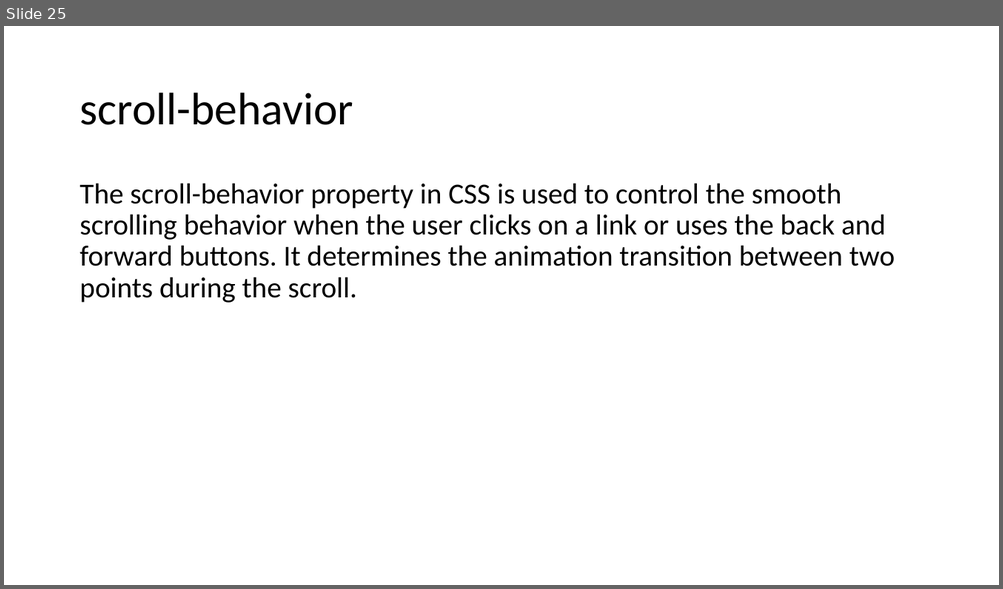
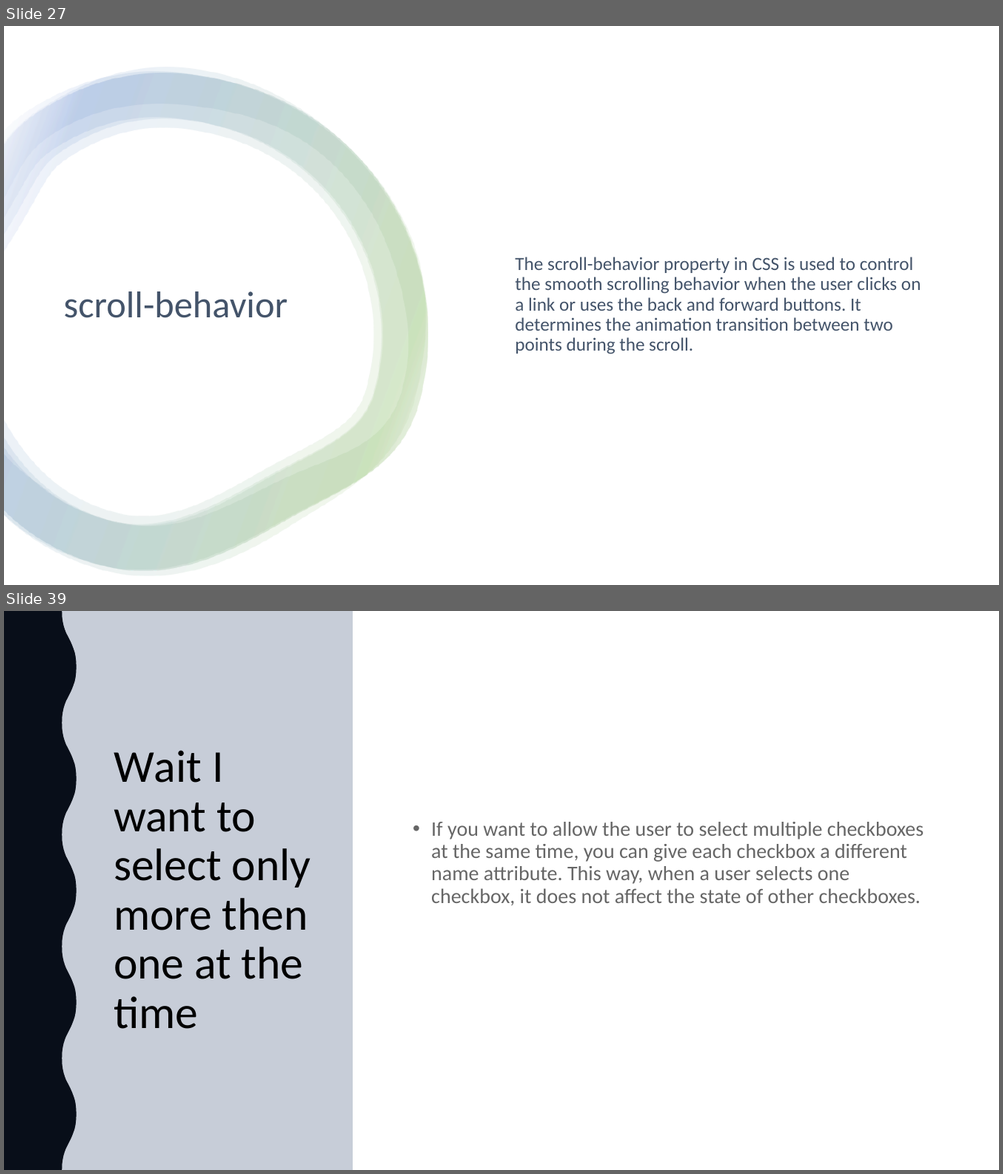
Before and after one commit to 1shaked/full-stack, a slide deck: 6ass/main6.pptx. Shown one above the other, each under a label of ours: slide 25 before the commit, slides 27 and 39 after it; the slides between them are not shown. The pictures are 1003x589 and 1003x1174 pixels, drawn with LibreOffice and Linux fonts; fonts in the diff are those of the drawing. Boxes give left, top, right and bottom in pixels: in the first picture for what was removed or moved away, otherwise in the second. Text is boxed around its words. In the diff, an @@ line names an element or a change of style, - is before the commit and + after.

```diff
--- a/6ass/main6.pptx
+++ b/6ass/main6.pptx
@@ slide 39 added at (x1=4, y1=611, x2=999, y2=1170), background #FFFFFF @@
@@ rectangle added at (x1=4, y1=611, x2=353, y2=1170), fill #FFFFFF @@
@@ rectangle added at (x1=4, y1=611, x2=353, y2=1170), fill #203864 at 25% opacity @@
@@ freeform shape added at (x1=4, y1=611, x2=77, y2=1170), fill #000000 @@
@@ freeform shape added at (x1=4, y1=611, x2=77, y2=1170), fill #203864 at 25% opacity @@
@@ title added at (x1=114, y1=750, x2=311, y2=1029), 44 pt, text #000000 @@
+Wait I want to select only more then one at the time
@@ text added at (x1=431, y1=822, x2=923, y2=906), 20 pt, text #000000 at 60% opacity @@
+• If you want to allow the user to select multiple checkboxes at the same time, you can give each checkbox a different name attribute. This way, when a user selects one checkbox, it does not affect the state of other checkboxes.
@@ what was slide 25 is now slide 27 @@
@@ slide 27 changed as well @@
@@ rectangle added at (x1=4, y1=26, x2=999, y2=585), fill #FFFFFF @@
@@ group added at (x1=4, y1=67, x2=429, y2=577): 4 freeform shapes @@
@@ text "The scroll-behavior property in CSS ..." moved from (x1=79, y1=183, x2=894, y2=303) to (x1=515, y1=257, x2=921, y2=355) @@
@@ text "The scroll-behavior property in CSS ..." at (x1=515, y1=257, x2=921, y2=355): size 28 to 18 pt, text colour #000000 to #44546A; vertical alignment top to middle @@
@@ title "scroll-behavior" moved from (x1=79, y1=93, x2=353, y2=125) to (x1=64, y1=292, x2=287, y2=318) @@
@@ title "scroll-behavior" at (x1=64, y1=292, x2=287, y2=318): size 44 to 36 pt, text colour #000000 to #44546A @@
```
Also in this commit, not shown: 10 other slides changed, 17 other slides added, 3 slides removed, 28 other files.
